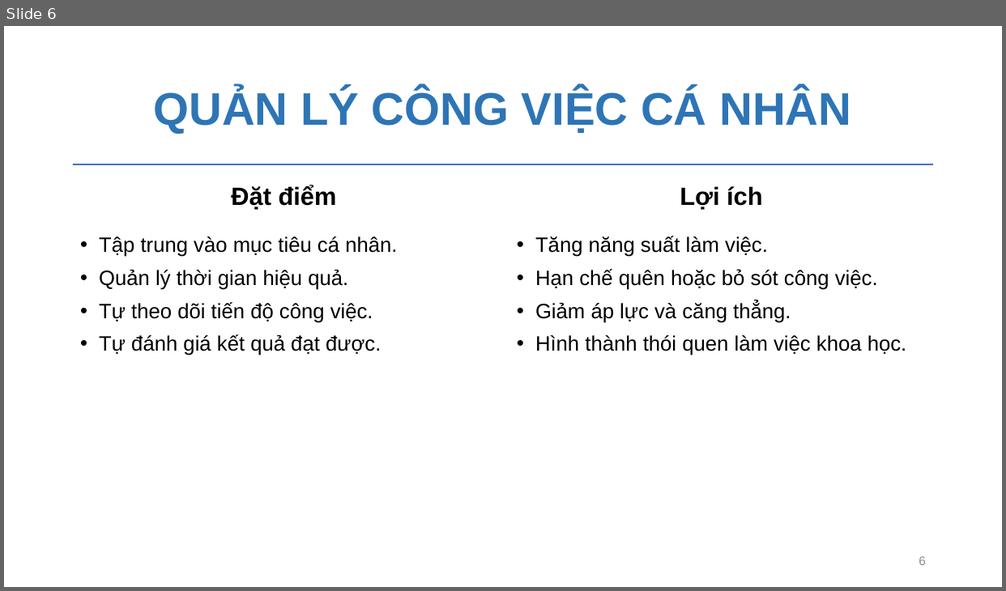
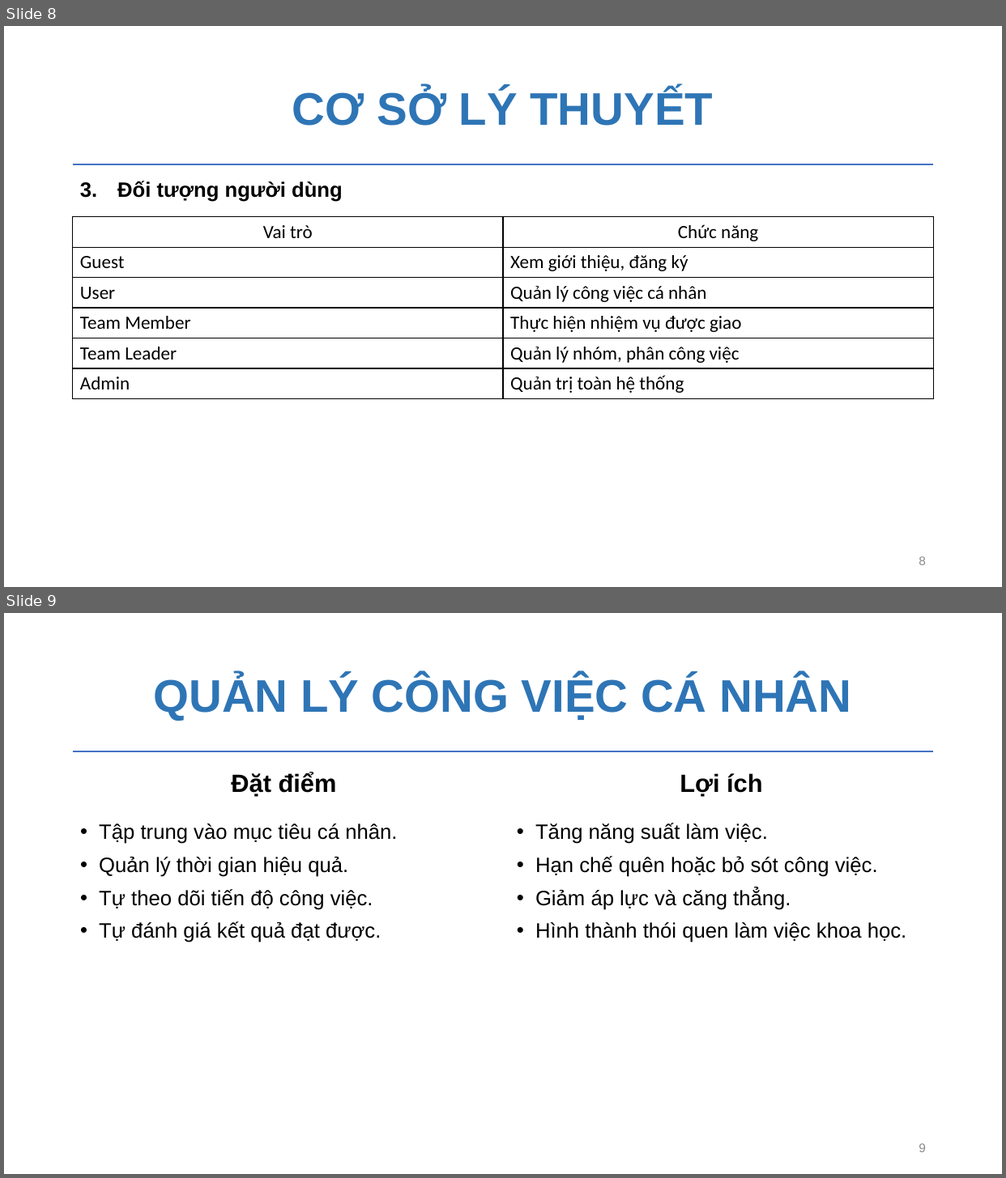
Before and after one commit to chautuyettran/CNPM-nhom17, a slide deck: nhom17.pptx. Shown one above the other, each under a label of ours: slide 6 before the commit, slides 8 and 9 after it. The pictures are 1006x591 and 1006x1178 pixels, drawn with LibreOffice and Linux fonts; fonts in the diff are those of the drawing; background and template pictures are left out. Boxes give left, top, right and bottom in pixels: in the first picture for what was removed or moved away, otherwise in the second. Text is boxed around its words. In the diff, an @@ line names an element or a change of style, - is before the commit and + after.

```diff
--- a/nhom17.pptx
+++ b/nhom17.pptx
@@ slide 8 added at box(4, 26, 1002, 587), background #FFFFFF; not listed: 1 template element that a slide beside it also shows @@
@@ title added at box(292, 88, 714, 126), 44 pt, text #2E75B6, bold @@
+CƠ SỞ LÝ THUYẾT
@@ text added at box(117, 181, 343, 202), 20 pt, text #000000, bold @@
+3. Đối tượng người dùng
@@ table added at box(73, 217, 934, 396), 6 rows, 2 columns @@
+Vai trò | Chức năng
+Guest | Xem giới thiệu, đăng ký
+User | Quản lý công việc cá nhân
+Team Member | Thực hiện nhiệm vụ được giao
+Team Leader | Quản lý nhóm, phân công việc
+Admin | Quản trị toàn hệ thống
@@ page number added at box(918, 557, 926, 565), 12 pt, text #8C8C8C @@
+8
@@ what was slide 6 is now slide 9 @@
@@ page number at box(918, 1144, 926, 1152): text changed @@
-6
+9
```
Also in this commit, not shown: 8 slides changed, 9 other slides added, 1 slide removed, 17 other files.
